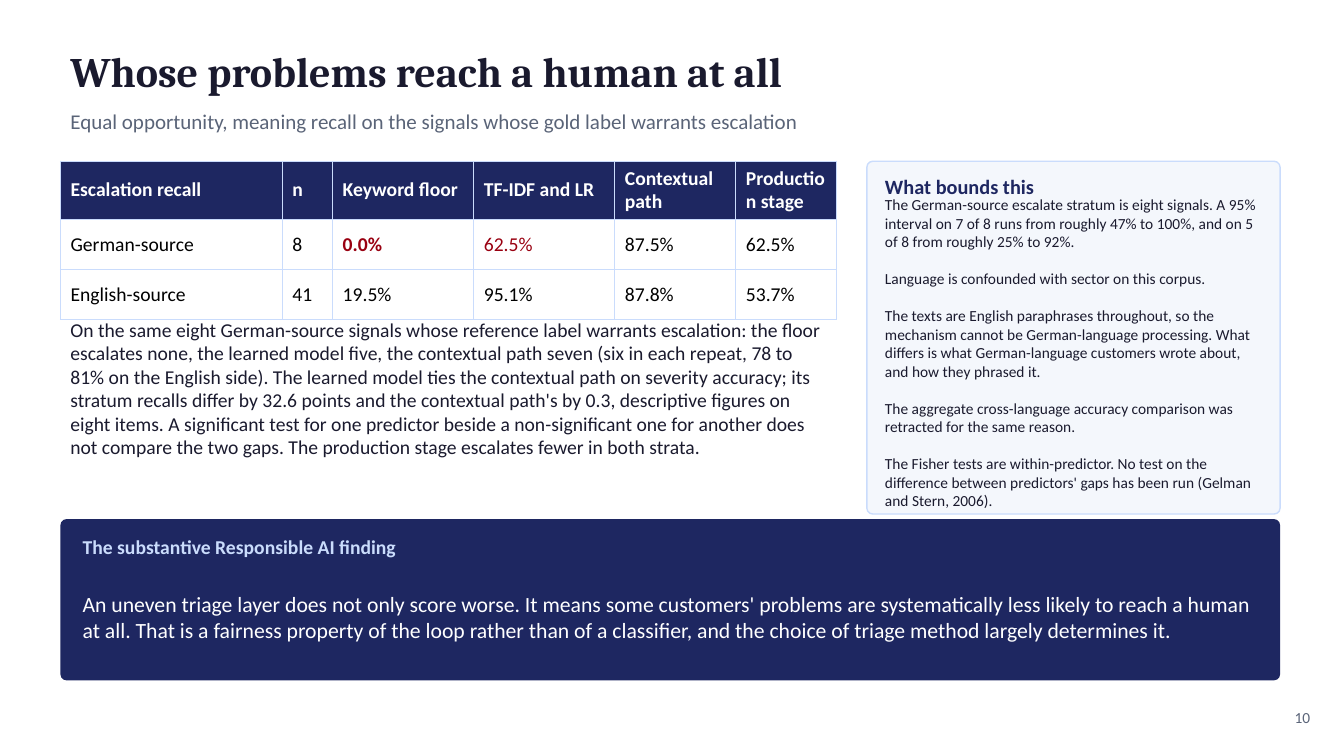
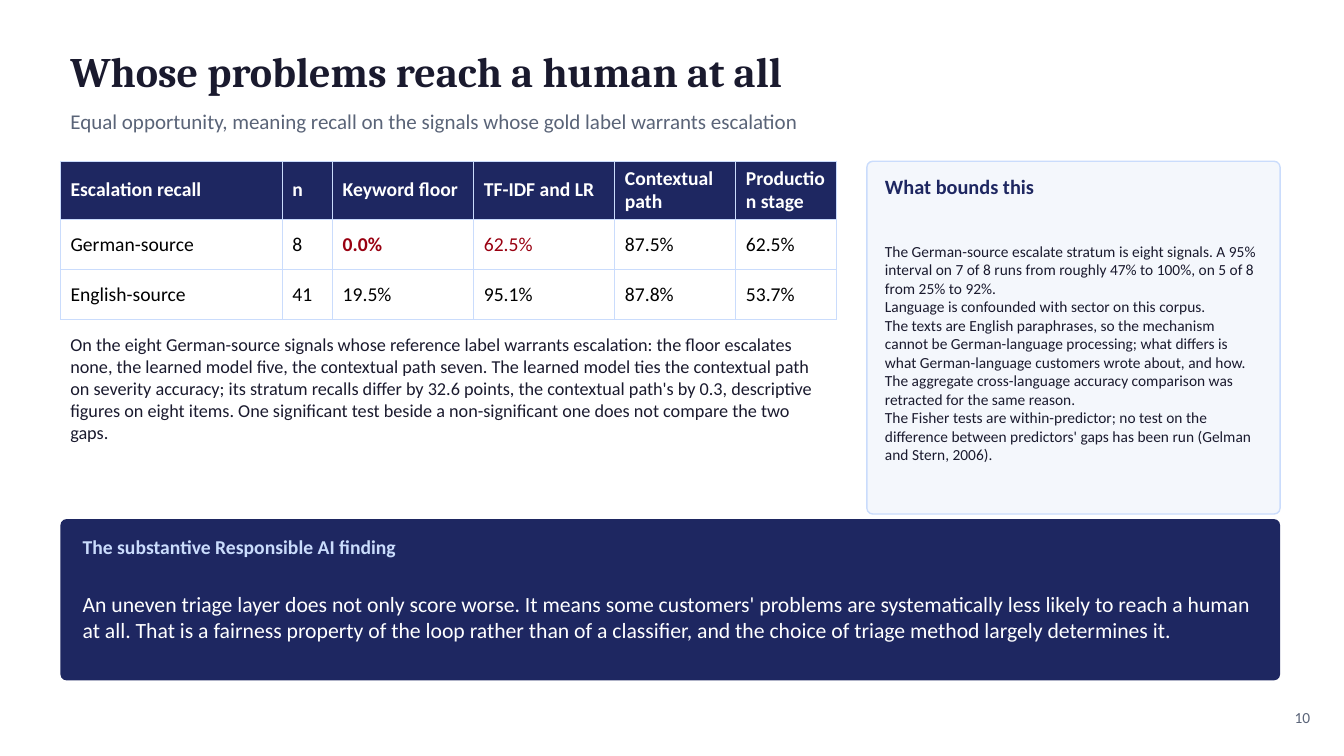
Before and after one commit to fogu13/CLARA, a slide deck: slide 10 of thesis/defense/defense_deck.pptx. Drawn at 1344x756 pixels with LibreOffice and Linux fonts; fonts in the diff are those of the drawing. Boxes give left, top, right and bottom in pixels: in the first picture for what was removed or moved away, otherwise in the second. Text is boxed around its words. In the diff, an @@ line names an element or a change of style, - is before the commit and + after.

```diff
--- a/thesis/defense/defense_deck.pptx
+++ b/thesis/defense/defense_deck.pptx
@@ text at (885,246,1256,294): text changed @@
-The German-source escalate stratum is eight signals. A 95% interval on 7 of 8 runs from roughly 47% to 100%, and on 5 of 8 from roughly 25% to 92%.
+The German-source escalate stratum is eight signals. A 95% interval on 7 of 8 runs from roughly 47% to 100%, on 5 of 8 from 25% to 92%.
@@ text at (885,320,1245,371): text changed @@
-The texts are English paraphrases throughout, so the mechanism cannot be German-language processing. What differs is what German-language customers wrote about, and how they phrased it.
+The texts are English paraphrases, so the mechanism cannot be German-language processing; what differs is what German-language customers wrote about, and how.
@@ text at (70,338,811,442): text changed; size 14 to 13 pt @@
-On the same eight German-source signals whose reference label warrants escalation: the floor escalates none, the learned model five, the contextual path seven (six in each repeat, 78 to 81% on the English side). The learned model ties the contextual path on severity accuracy; its stratum recalls differ by 32.6 points and the contextual path's by 0.3, descriptive figures on eight items. A significant test for one predictor beside a non-significant one for another does not compare the two gaps. The production stage escalates fewer in both strata.
+On the eight German-source signals whose reference label warrants escalation: the floor escalates none, the learned model five, the contextual path seven. The learned model ties the contextual path on severity accuracy; its stratum recalls differ by 32.6 points, the contextual path's by 0.3, descriptive figures on eight items. One significant test beside a non-significant one does not compare the two gaps.
@@ text at (885,412,1251,462): text changed @@
-The Fisher tests are within-predictor. No test on the difference between predictors' gaps has been run (Gelman and Stern, 2006).
+The Fisher tests are within-predictor; no test on the difference between predictors' gaps has been run (Gelman and Stern, 2006).
```
Also in this commit, not shown: 7 other slides changed, 1 other file.
